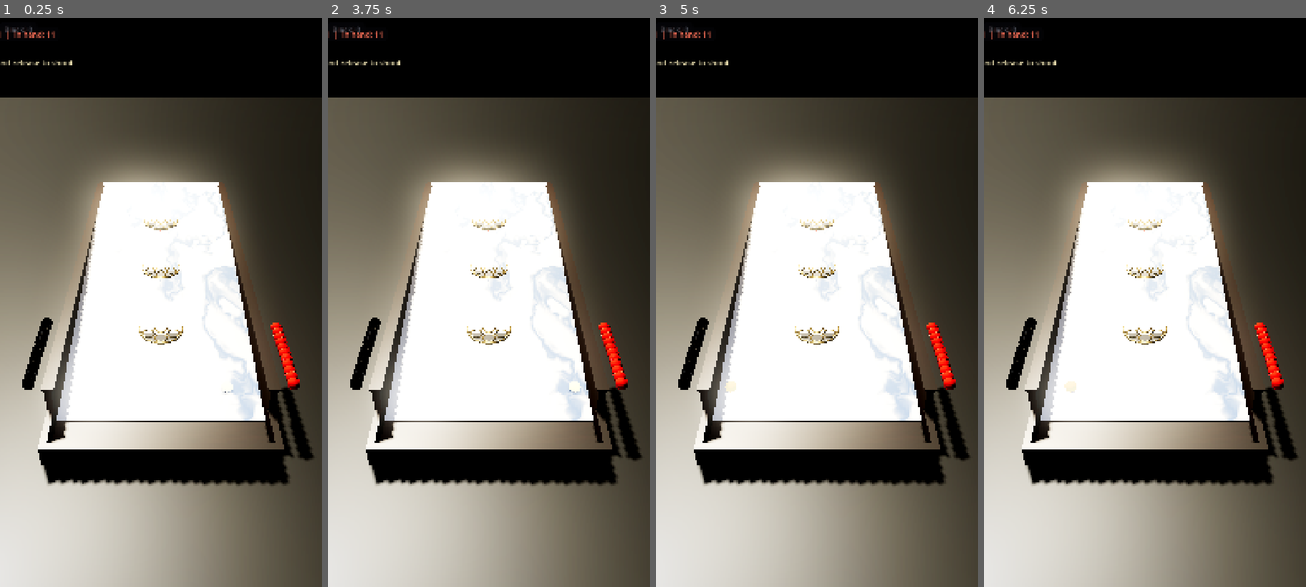
Above: before the commit, frames 1-4 (left to right).
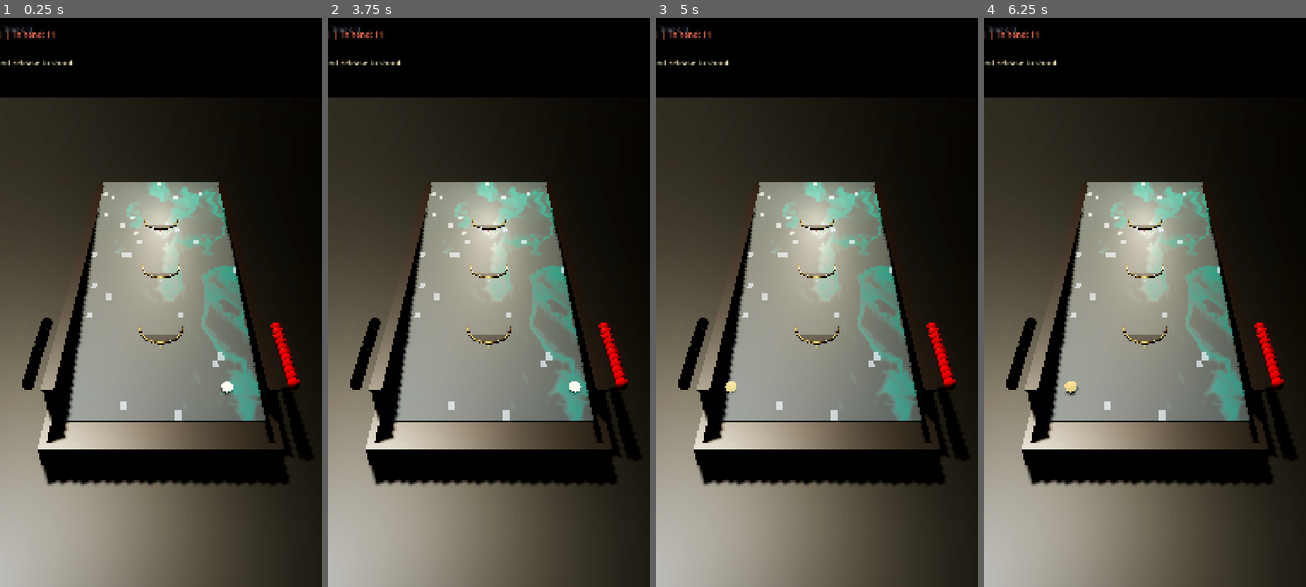
Above: after the commit, the same moments.

Repository: melodiousNinja/LunarTilt
Game: Godot game, scene res://scenes/main.tscn
Two runs of this game, one before a commit and one after it. Both use one fixed random seed, a clock stepped at 60 frames per second and the inputs below.
Inputs (mouse positions are in pixels of both pictures, inside the frame that each line leads up to):
- Up to frame 1 (0.25 s): no input
- Up to frame 2 (3.75 s): tap Enter at 0.5, 3.5 s; move the mouse to (559, 274) at 0.52 s; click (559, 274) at 0.67 s; drag from (424, 330) to (472, 416) at 1.27 s; move the mouse to (521, 171) at 2.02 s; click (521, 171) at 2.17 s; tap Space at 2.75 s; drag from (472, 416) to (392, 217) at 2.77 s; move the mouse to (585, 387) at 3.52 s; click (585, 387) at 3.67 s
- Up to frame 3 (5 s): drag from (720, 217) to (768, 154) at 4.27 s
- Up to frame 4 (6.25 s): move the mouse to (1161, 302) at 5.02 s; click (1161, 302) at 5.17 s; tap Space at 5.75 s; drag from (1096, 154) to (1080, 330) at 5.77 s

The runs differ from the first frame. In frame 1, 79% of the frame differs, in the area x 0-100%, y 13-100%; in frame 2, 79%; in frame 3, 79%; in frame 4, 79%.

Commit message:
v9: modern slate palette (recessed sockets, speed-gated funnel capture, studio lighting 2.3x, zone-gated settle, safe-area HUD) - 6/6 suites green, device-verified dark-slate render

Diff:
--- a/scripts/game/main.gd
+++ b/scripts/game/main.gd
@@ -69,7 +69,7 @@
 		world.spawn_hand_ball("red")
 		world.spawn_hand_ball("black")
 	_give_active_ball()
-	print("SCB_MAIN_VERSION=v7-grooves-20260904 SLING_K=%s serve=%s" % [
+	print("SCB_MAIN_VERSION=v9-slate-20260904 SLING_K=%s serve=%s" % [
 		SLING_K, (active_ball.position if active_ball != null else Vector3.INF)])
 
 
@@ -448,7 +448,7 @@
 	sky.sky_material = psky
 	wenv.sky = sky
 	wenv.ambient_light_source = Environment.AMBIENT_SOURCE_SKY
-	wenv.ambient_light_energy = 1.0
+	wenv.ambient_light_energy = 0.55
 	wenv.ambient_light_color = Color(0.92, 0.95, 1.0)
 	env_n.environment = wenv
 	add_child(env_n)
@@ -490,21 +490,21 @@
 	sun.name = "KeyLight"
 	sun.shadow_enabled = true
 	sun.light_color = Color(1.0, 0.96, 0.86)
-	sun.light_energy = 2.4
+	sun.light_energy = 1.1
 	sun.rotation_degrees = Vector3(-58.0, 24.0, 0.0)
 	add_child(sun)
 	var fill := OmniLight3D.new()
 	fill.name = "FillLight"
 	fill.position = Vector3(1.25, 0.7, -0.55)
 	fill.light_color = Color(0.78, 0.84, 1.0)
-	fill.light_energy = 0.7
+	fill.light_energy = 0.35
 	fill.omni_range = 6.0
 	add_child(fill)
 	var rim := OmniLight3D.new()
 	rim.name = "RimLight"
 	rim.position = Vector3(0.0, 0.45, 2.5)
 	rim.light_color = Color(1.0, 0.92, 0.8)
-	rim.light_energy = 0.55
+	rim.light_energy = 0.3
 	rim.omni_range = 3.2
 	add_child(rim)
 
--- a/scripts/game/table_world.gd
+++ b/scripts/game/table_world.gd
@@ -170,7 +170,15 @@
 func _surface_material() -> ShaderMaterial:
 	var mat := ShaderMaterial.new()
 	mat.shader = load("res://shaders/marble.gdshader")
+	# Modern broadcast palette: deep slate body with teal veining (player and
+	# ball colours pop against it; brass lines read as inlays).
 	mat.set_shader_parameter("vein_scale", 4.0)
+	# Satin stone, not mirror: at the camera's grazing angle a low-roughness
+	# surface Fresnel-reflects the bright sky and washes the body out to white.
+	mat.set_shader_parameter("body_col", Color(0.16, 0.20, 0.22))
+	mat.set_shader_parameter("vein_col", Color(0.13, 0.40, 0.38))
+	mat.set_shader_parameter("rough_min", 0.34)
+	mat.set_shader_parameter("rough_max", 0.55)
 	return mat
 
 
@@ -396,7 +404,7 @@
 			cup_mat.roughness = 0.4
 			cup.mesh = cm
 			cup.material_override = cup_mat
-			cup.position = Vector3(sp.x, sy - 0.002, sp.z)
+			cup.position = Vector3(sp.x, sy - 0.007, sp.z)  # top 2 mm BELOW marble = a true recess
 			add_child(cup)
 			var rim := MeshInstance3D.new()
 			var tm := TorusMesh.new()
@@ -404,7 +412,7 @@
 			tm.outer_radius = SOCKET_R + 0.006
 			rim.mesh = tm
 			rim.material_override = brass
-			rim.position = Vector3(sp.x, sy + 0.003, sp.z)
+			rim.position = Vector3(sp.x, sy - 0.0045, sp.z)  # torus top flush with the marble (inlaid ring, no proud lip)
 			add_child(rim)
 			slots.append({"band": bi, "col": si, "area": area, "color": "",
 				"cup": cup_mat})
@@ -498,19 +506,56 @@
 		var spd := bb.linear_velocity.length()
 		if spd > (0.03):
 			_any_moving = true
+		# Socket funnel: inside a cup, a gentle centre-pull + damping dips the
+		# ball into the groove so slow balls visibly get CAUGHT by the pocket.
+		# Speed-gated: a ball faster than the capture speed skims the groove
+		# untouched - the funnel must never bend a fast shot's path.
+		var near := _socket_overlapping(bb)
+		if not near.is_empty() and spd <= SLOT_CAPTURE_SPEED:
+			var center: Vector3 = (near["area"] as Area3D).global_position
+			var to_c := center - bb.global_position
+			to_c.y = 0.0
+			if to_c.length() > 0.001:
+				bb.apply_central_force(to_c.normalized() * bb.mass * 1.6)
+			bb.linear_velocity *= 0.985
 		# Zone-aware settle (see FELT_REST_SPEED above): decisive zones settle
 		# fast; open felt requires true rest so roll-backs finish their arc.
 		if spd > FELT_REST_SPEED:
 			t["frames"] = 0
+			t["anchor"] = bb.position
 			still.append(t)
 			continue
 		t["frames"] = int(t["frames"]) + 1
-		var need := SETTLE_FRAMES
+		if t.get("anchor") == null:
+			t["anchor"] = bb.position
+		# OPEN FELT: the sport's path rule - a ball that fails to reach a
+		# groove keeps its FULL arc: it rolls back down to the player's tray.
+		# We never freeze a ball mid-board. If the engine's static friction
+		# pins it on the slope (mu > tan 5 deg), nudge it down-slope; only a
+		# ball still pinned after 3 nudges is resolved (as a returned ball).
 		if _socket_overlapping(bb).is_empty() \
 				and not (_tray_zone != null and _tray_zone.overlaps_body(b)) \
 				and not (gutter != null and gutter.overlaps_body(b)):
-			need = FELT_SETTLE_FRAMES
-		if int(t["frames"]) >= need:
+			var anchor: Variant = t.get("anchor")
+			var pinned := anchor != null \
+					and (bb.position - (anchor as Vector3)).length() <= 0.004
+			if not pinned:
+				t["frames"] = 0
+				t["anchor"] = bb.position
+				t["nudges"] = 0
+				still.append(t)
+				continue
+			t["nudges"] = int(t.get("nudges", 0)) + 1
+			if int(t["nudges"]) <= 3:
+				bb.sleeping = false
+				bb.apply_central_impulse(Vector3(0.0, 0.0, -0.4) * bb.mass)
+				t["frames"] = 0
+				t["anchor"] = bb.position
+				still.append(t)
+				continue
+			_resolve_ball(t)
+			continue
+		if int(t["frames"]) >= SETTLE_FRAMES:
 			_resolve_ball(t)
 			continue
 		still.append(t)
--- a/shaders/marble.gdshader
+++ b/shaders/marble.gdshader
@@ -1,14 +1,14 @@
 shader_type spatial;
 render_mode cull_back;
 
-// Procedural white-marble playing surface (factory spec: the real YoTyan
-// table is marble - smooth and cool). Grey-blue veins wandering through a
-// warm white body, polished to a soft sheen so balls glide and lights skip.
-uniform vec3 body_col : source_color = vec3(0.91, 0.89, 0.85);
-uniform vec3 vein_col : source_color = vec3(0.42, 0.50, 0.62);
+// Modern slate playing surface - deep blue-grey stone with faint teal
+// veins and a scatter of pale "star" specks (Star Cluster branding).
+// Satin roughness: lights pool softly instead of blowing out to white.
+uniform vec3 body_col : source_color = vec3(0.15, 0.19, 0.24);
+uniform vec3 vein_col : source_color = vec3(0.22, 0.52, 0.54);
 uniform float vein_scale = 4.0;
-uniform float rough_min : hint_range(0.0, 1.0) = 0.07;
-uniform float rough_max : hint_range(0.0, 1.0) = 0.24;
+uniform float rough_min : hint_range(0.0, 1.0) = 0.30;
+uniform float rough_max : hint_range(0.0, 1.0) = 0.55;
 
 float hash21(vec2 p) {
 	return fract(sin(dot(p, vec2(127.1, 311.7))) * 43758.5453123);
@@ -39,9 +39,10 @@
 	float w = fbm(uv + warp * 1.5);
 	float band = abs(fract(w * 3.0) - 0.5) * 2.0;
 	float veins = smoothstep(0.0, 0.35, band);
-	float speck = step(0.985, hash21(floor(uv * 22.0)));
+	float speck = step(0.982, hash21(floor(uv * 22.0)));
 	vec3 col = mix(vein_col, body_col, veins);
-	col = mix(col, vec3(0.98), speck * 0.5);
+	// Pale star specks, dimmed so they twinkle rather than glare.
+	col = mix(col, vec3(0.80, 0.85, 0.92), speck * 0.55);
 	ALBEDO = col;
 	ROUGHNESS = mix(rough_min, rough_max, veins);
 	METALLIC = 0.0;
